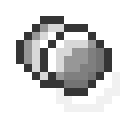
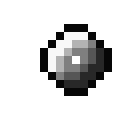
Comparing the layer stacks of the two (128, 128) images. Changes:
hid group "Non Tinkers'" (10 layers) over (16, 16, 120, 112)
hid group "Iron Yoyo" (2 layers) over (16, 16, 120, 112)
showed group "Yoyo" (14 layers) over (16, 16, 120, 112)
showed group "Yoyo Contrast" (4 layers) over (16, 16, 120, 112)
showed "Side1" (4th of 5, in "Yoyo" › "Yoyo Contrast"), painted on it over (40, 24, 112, 96)
